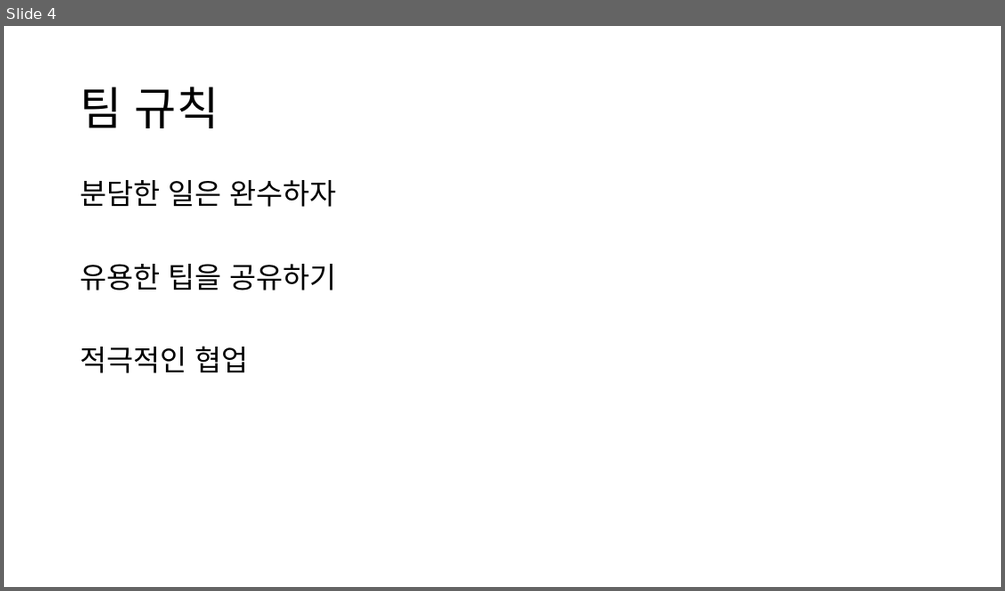
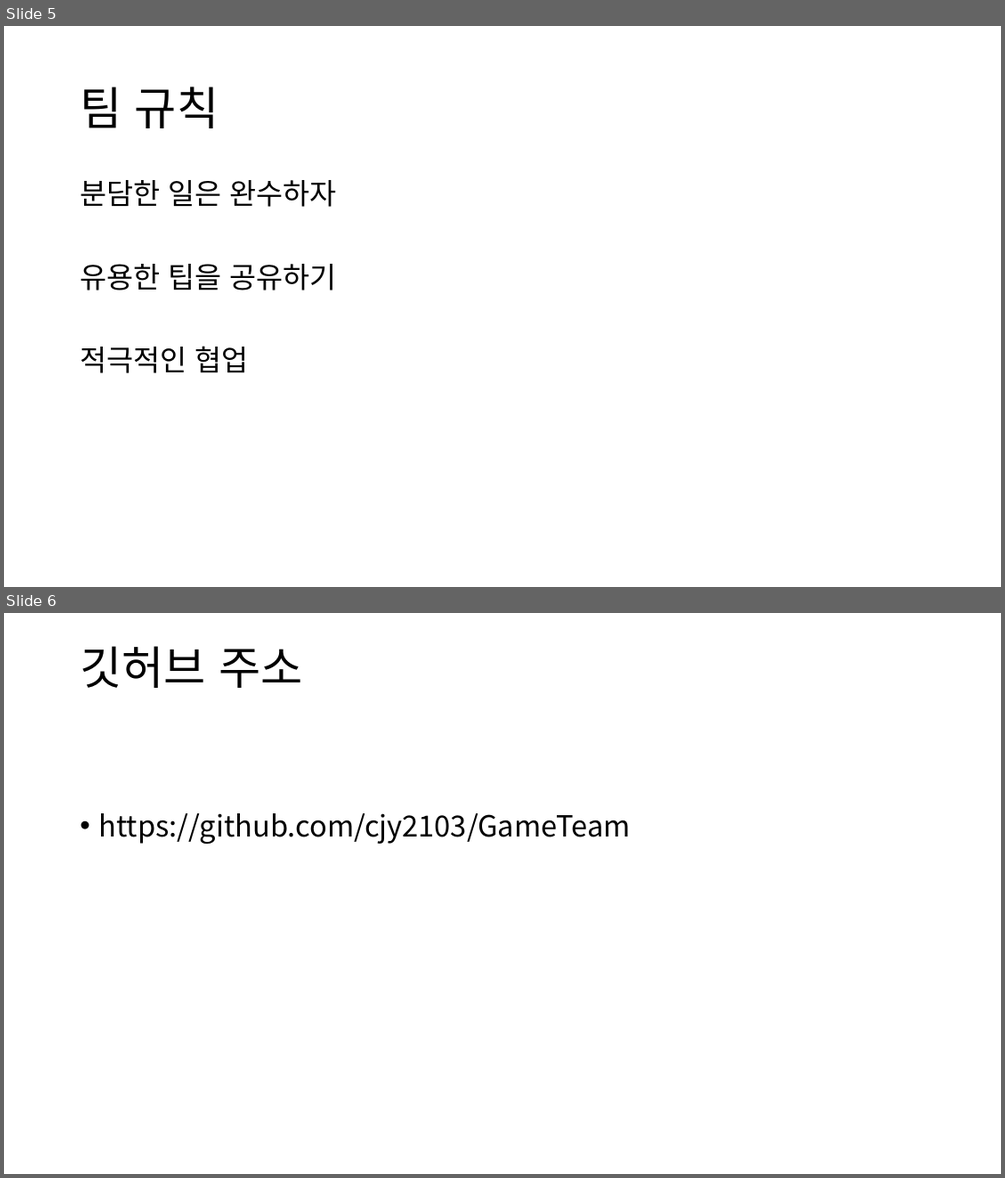
Before and after one commit to cjy2103/GameTeam, a slide deck: 팀빌딩.pptx. Shown one above the other, each under a label of ours: slide 4 before the commit, slides 5 and 6 after it. The pictures are 1005x591 and 1005x1178 pixels, drawn with LibreOffice and Linux fonts; fonts in the diff are those of the drawing. Boxes give left, top, right and bottom in pixels: in the first picture for what was removed or moved away, otherwise in the second. Text is boxed around its words. In the diff, an @@ line names an element or a change of style, - is before the commit and + after.

```diff
--- a/팀빌딩.pptx
+++ b/팀빌딩.pptx
@@ slide 6 added at (4,613,1001,1174), background #FFFFFF @@
@@ title added at (80,646,302,688), 44 pt, text #000000 @@
+깃허브 주소
@@ text added at (98,813,631,844), 28 pt, text #000000 @@
+• https://github.com/cjy2103/GameTeam
@@ what was slide 4 is now slide 5 @@
```
Also in this commit, not shown: 2 slides changed, 1 other slide added.
